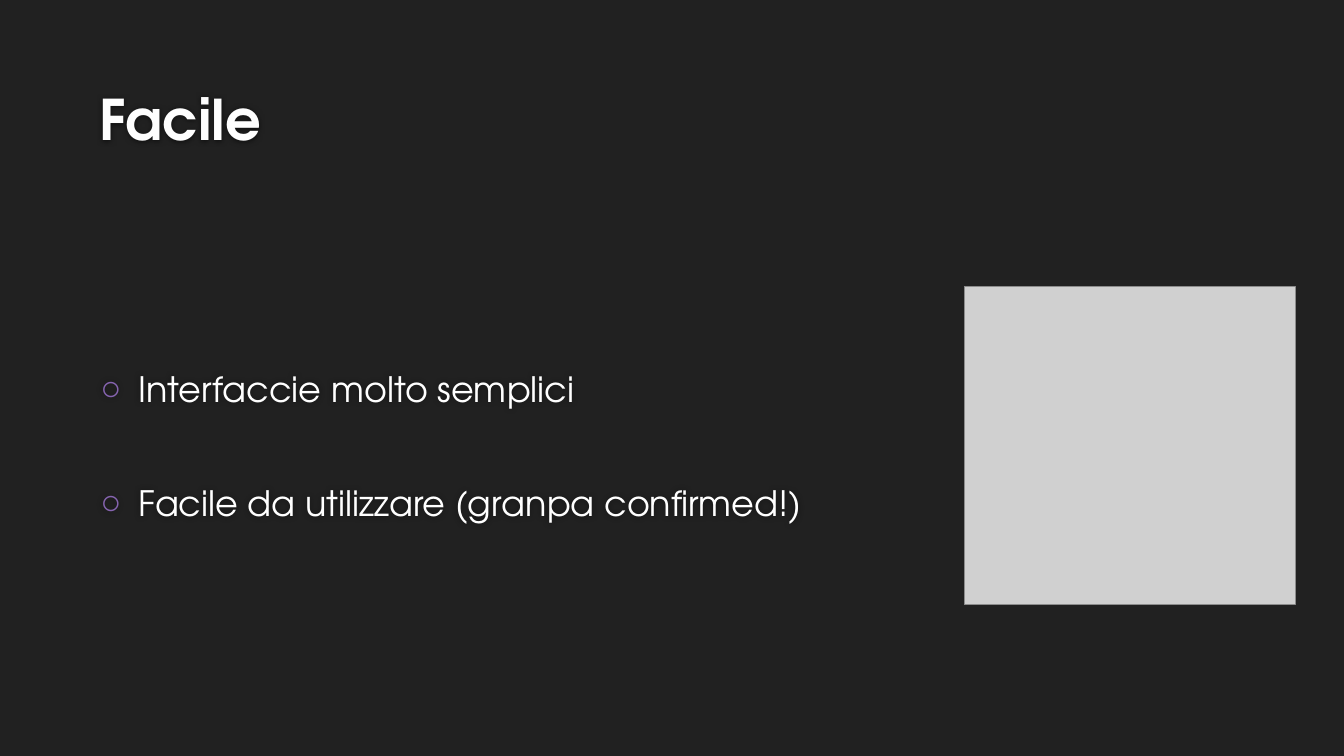
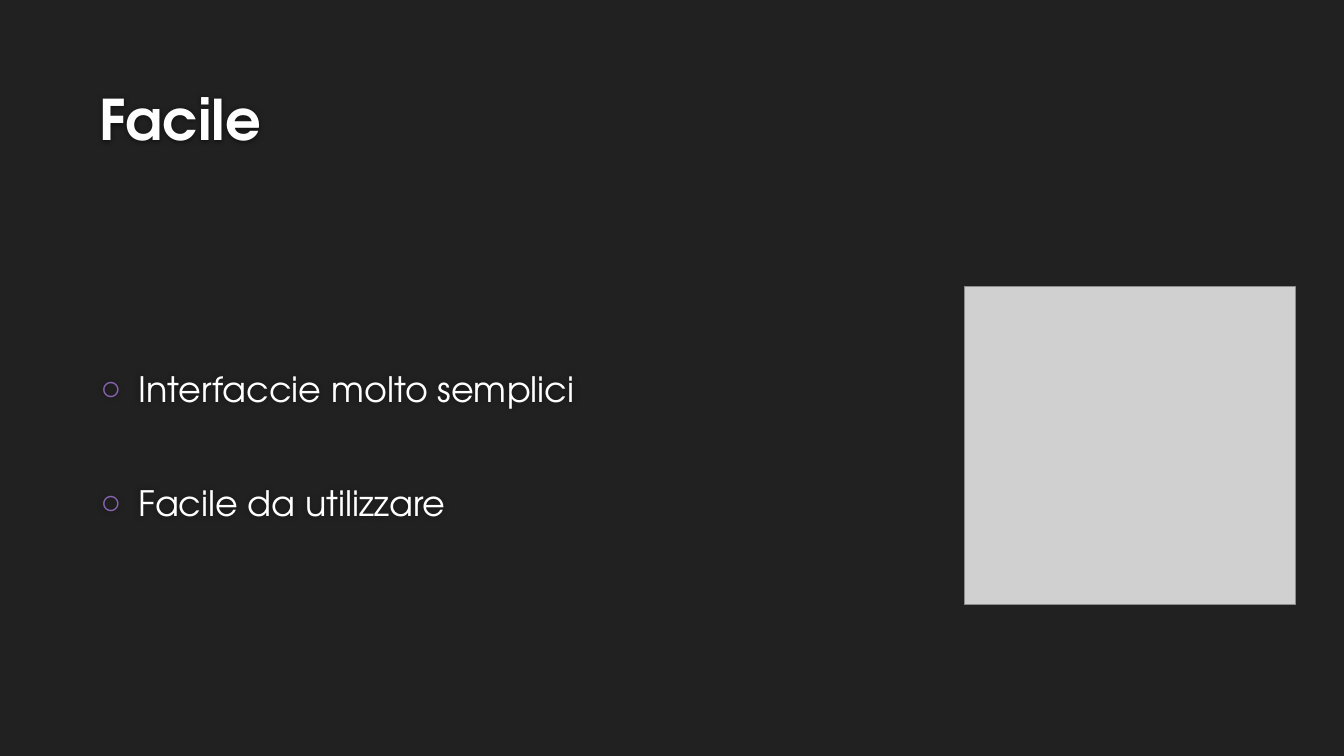
Before and after one commit to samtcasino/GestioneCasino, a slide deck: slide 6 of presentation/Gestione Casinò.pptx. Drawn at 1344x756 pixels with LibreOffice and Linux fonts; fonts in the diff are those of the drawing; grey boxes stand for pictures; background and template pictures are left out. Boxes give left, top, right and bottom in pixels: in the first picture for what was removed or moved away, otherwise in the second. Text is boxed around its words. In the diff, an @@ line names an element or a change of style, - is before the commit and + after.

Commit message:
update presentation

```diff
--- a/presentation/Gestione Casinò.pptx
+++ b/presentation/Gestione Casinò.pptx
@@ text at [138,490,445,517]: text changed @@
-○ Facile da utilizzare (granpa confirmed!)
+○ Facile da utilizzare
```
